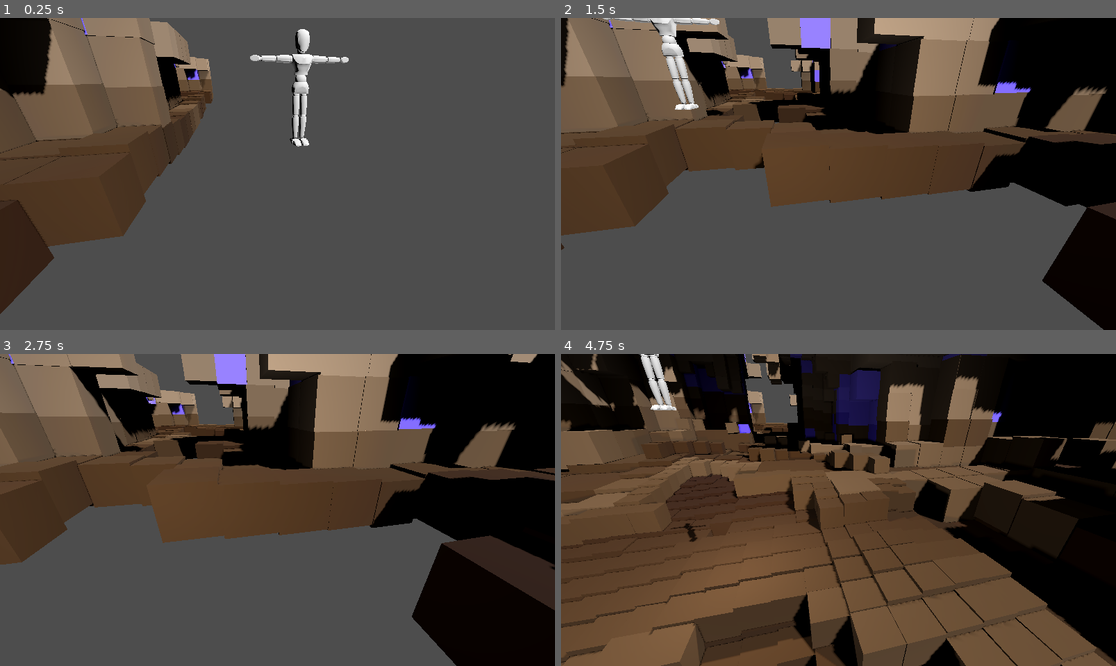
Above: before the commit, frames 1-4 (two rows, left to right).
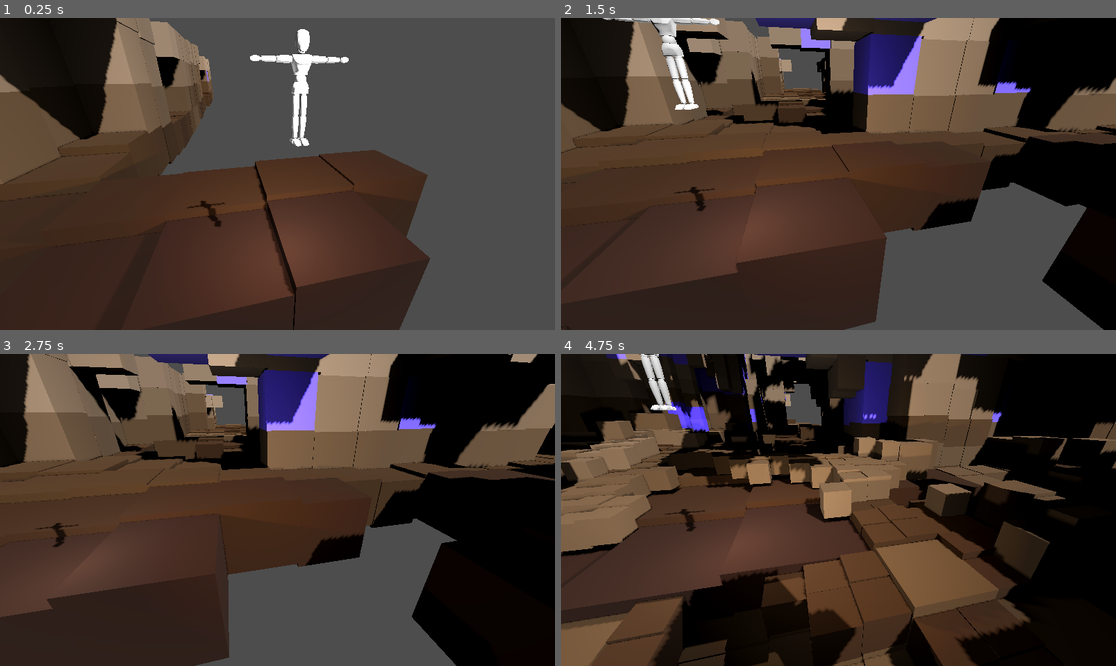
Above: after the commit, the same moments.

Repository: CodedNil/TestingVoxels
Game: Godot game, scene res://main_scene.tscn
The game is run twice, just before and just after one commit, with the same random seed, the same clock (stepped at 60 frames per second) and the same inputs.
Inputs (mouse positions are in pixels of both pictures, inside the frame that each line leads up to):
- Up to frame 1 (0.25 s): no input
- Up to frame 2 (1.5 s): tap Enter at 0.5 s; move the mouse to (960, 158) at 0.52 s; hold D 0.53-1.25 s; tap Q at 0.6 s; click (960, 158) at 0.67 s; drag from (727, 189) to (810, 236) at 1.27 s
- Up to frame 3 (2.75 s): tap Space at 2 s; move the mouse to (333, 441) at 2.02 s; hold D from 2.03 s (still down); tap Shift at 2.1 s
- Up to frame 4 (4.75 s): release D at 2.75 s; drag from (810, 572) to (672, 463) at 2.77 s; move the mouse to (1005, 556) at 3.52 s; hold A 3.53-4.25 s; tap Q at 3.6 s; drag from (672, 463) to (755, 432) at 4.27 s

The runs differ from the first frame. In frame 1, 39% of the frame differs, in the area x 0-78%, y 0-100%; in frame 2, 40%; in frame 3, 35%; in frame 4, 46%, in the area x 0-100%, y 0-100%.

Commit message:
Rooms get offset by noise

Diff:
--- a/main_scene.tscn
+++ b/main_scene.tscn
@@ -15,6 +15,10 @@
 current = true
 script = ExtResource("2_3e13j")
 
+[node name="SpotLight3D" type="SpotLight3D" parent="Camera3D"]
+shadow_enabled = true
+spot_range = 20.0
+
 [node name="OmniLight3D" type="OmniLight3D" parent="."]
 transform = Transform3D(1, 0, 0, 0, 1, 0, 0, 0, 1, 0, -2.4482, -1)
 shadow_enabled = true
--- a/voxel_gen.gd
+++ b/voxel_gen.gd
@@ -52,14 +52,20 @@
 		)
 		# Get room noise seed, based on room position
 		var roomSeed = roomPosition.x + roomPosition.y * 123
+		# Get room position offset by noise, so rooms are not perfectly aligned
+		roomPosition += Vector2(
+			worldNoise.get_noise_1d(roomPosition.y) * 30,
+			worldNoise.get_noise_1d(roomPosition.x) * 30,
+		)
 		# Get angle from center with x and z, from -pi to pi
 		var roomAngle = pos2d.angle_to_point(roomPosition)
 		# Get 2d distance from center with x and z
 		var roomDist = pos2d.distance_to(roomPosition)
 
 		# Calculate room size, based on noise from the angle
-		var roomSize0 = 20 + getNoise(0.3, roomSeed).get_noise_1d(-PI) * 20
-		var roomSize = 20 + getNoise(0.3, roomSeed).get_noise_1d(roomAngle) * 20
+		var roomBaseSize = 15 + worldNoise.get_noise_1d(roomSeed) * 15
+		var roomSize0 = roomBaseSize + getNoise(0.3, roomSeed).get_noise_1d(-PI) * roomBaseSize
+		var roomSize = roomBaseSize + getNoise(0.3, roomSeed).get_noise_1d(roomAngle) * roomBaseSize
 		# For the last 25% of the angle, so from half pi to pi, lerp towards roomSize0
 		var roomSizeLerp = (
 			lerp(roomSize, roomSize0, (roomAngle - PI / 2) / (PI / 2))
